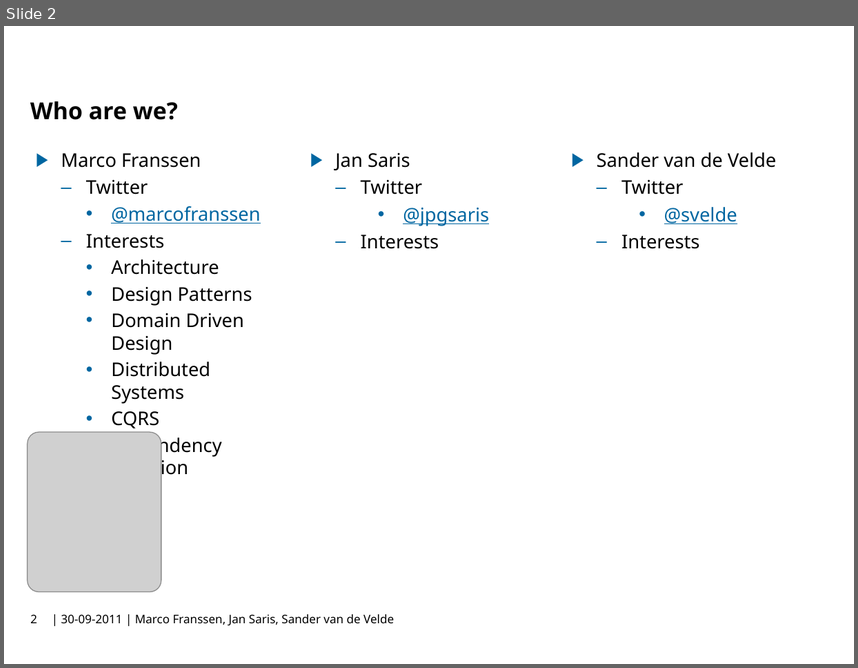
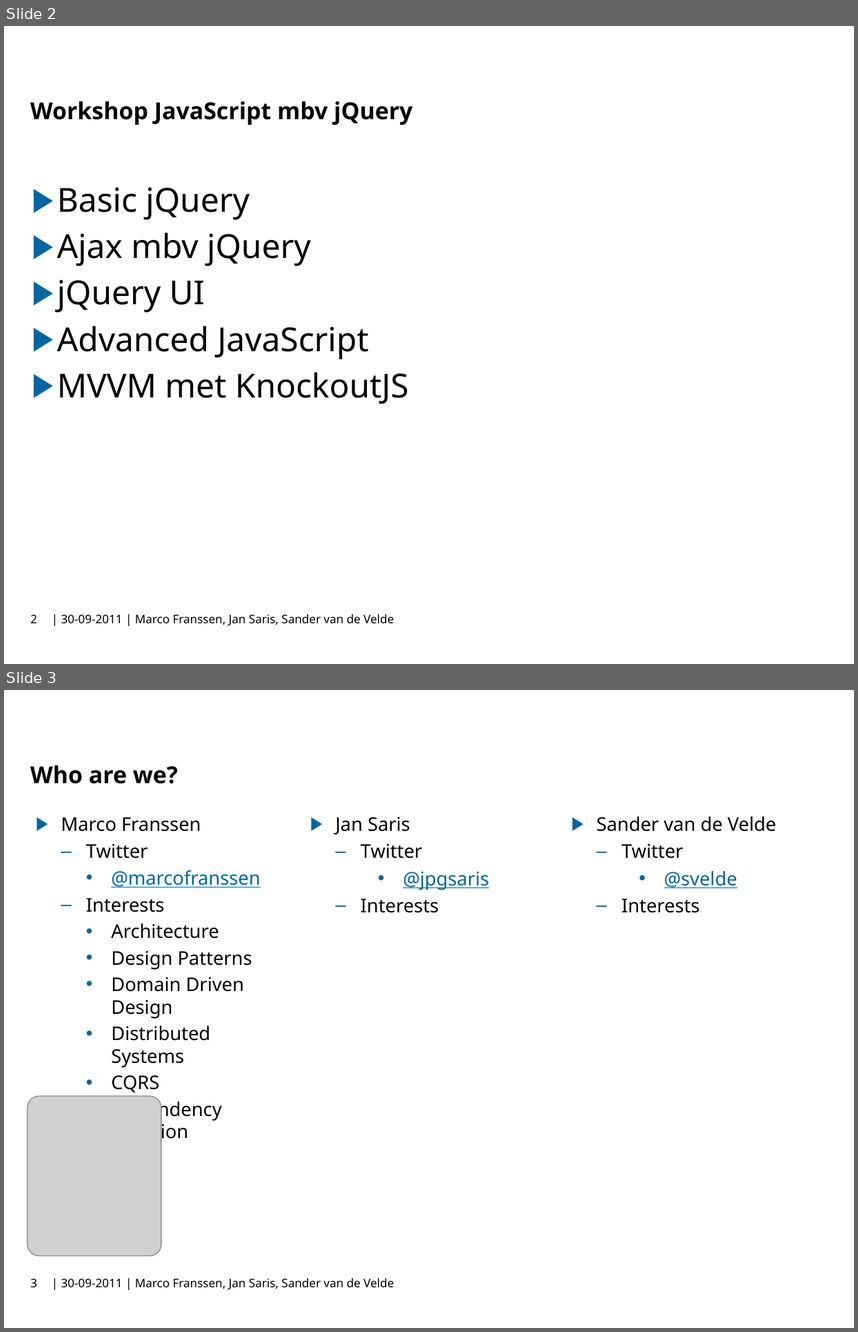
Before and after one commit to atosorigin/javascriptWorkshop, a slide deck: doc/Presentation.pptx. Shown one above the other, each under a label of ours: slide 2 before the commit, slides 2 and 3 after it. The pictures are 858x668 and 858x1332 pixels, drawn with LibreOffice and Linux fonts; fonts in the diff are those of the drawing; grey boxes stand for pictures; background and template pictures are left out. Boxes give left, top, right and bottom in pixels: in the first picture for what was removed or moved away, otherwise in the second. Text is boxed around its words. In the diff, an @@ line names an element or a change of style, - is before the commit and + after.

Commit message:
Workshop document bijgewerkt

```diff
--- a/doc/Presentation.pptx
+++ b/doc/Presentation.pptx
@@ slide 2 added at (x1=4, y1=26, x2=854, y2=664), background picture (left out); not listed: 1 template element that a slide beside it also shows @@
@@ title added at (x1=30, y1=101, x2=412, y2=125), 19.8 pt, text #000000, bold @@
+Workshop JavaScript mbv jQuery
@@ text added at (x1=57, y1=187, x2=409, y2=403), 28 pt, text #000000 @@
+▶ Basic jQuery
+▶ Ajax mbv jQuery
+▶ jQuery UI
+▶ Advanced JavaScript
+▶ MVVM met KnockoutJS
@@ page number added at (x1=30, y1=614, x2=37, y2=623), 10 pt, text #000000 @@
+2
@@ what was slide 2 is now slide 3 @@
@@ page number at (x1=30, y1=1278, x2=37, y2=1287): text changed @@
-2
+3
```
Also in this commit, not shown: 2 other files.
